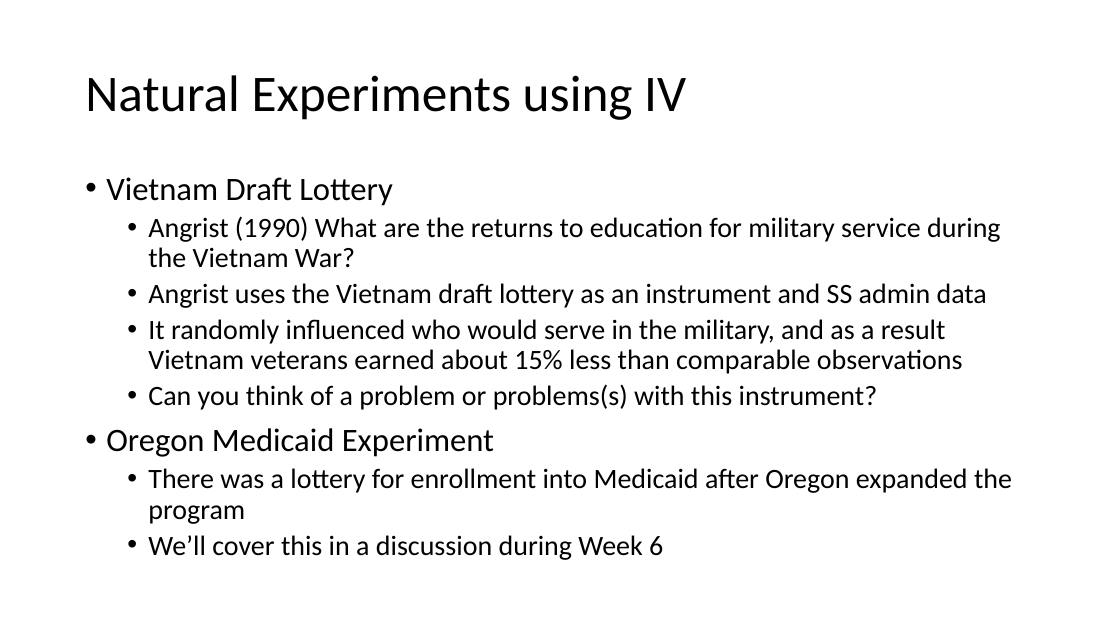
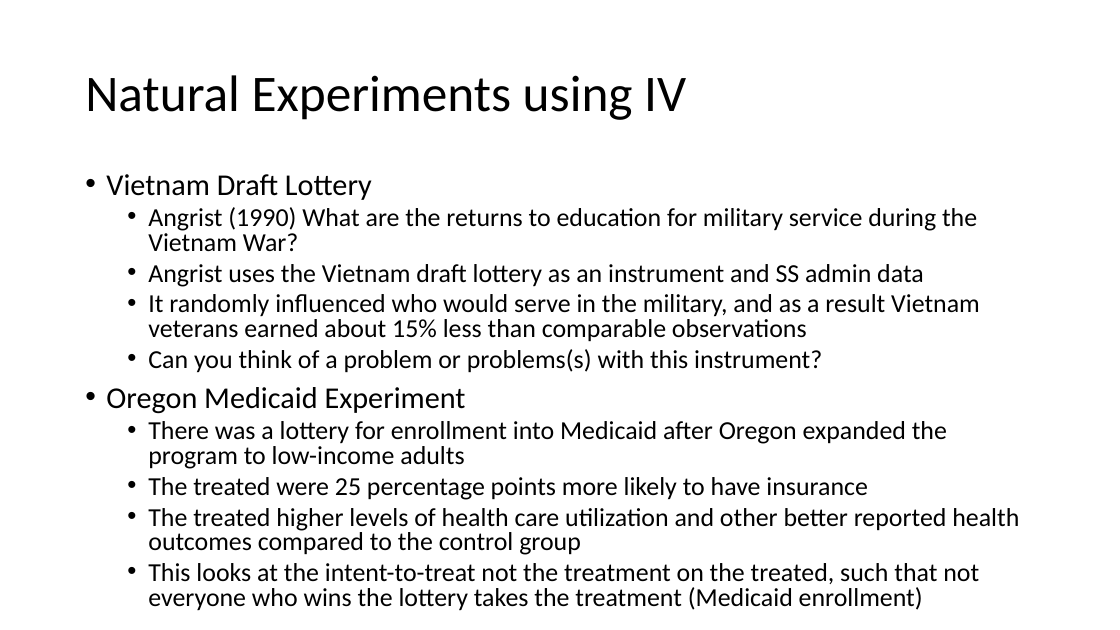
Before and after one commit to rowesamuel/Econ645, a slide deck: slide 26 of Slides/Week_5_Natural_Exp_DD.pptx (slide 10 before the commit). Drawn at 1120x630 pixels with LibreOffice and Linux fonts; fonts in the diff are those of the drawing. Boxes give left, top, right and bottom in pixels: in the first picture for what was removed or moved away, otherwise in the second. Text is boxed around its words. In the diff, an @@ line names an element or a change of style, - is before the commit and + after.

```diff
--- a/Slides/Week_5_Natural_Exp_DD.pptx
+++ b/Slides/Week_5_Natural_Exp_DD.pptx
@@ text at [106,174,980,414]: size 28 to 25.9 pt in "Vietnam Draft Lottery", "Oregon Medicaid Experiment"; size 24 to 22.2 pt in "Angrist (1990) What are the returns to ...", "Angrist uses the Vietnam draft lottery as ...", "It randomly influenced who would serve in ...", "Can you think of a problem or ..."; line spacing 0.9 to 0.8 @@
@@ text at [148,421,1019,611]: text changed; size 24 to 22.2 pt @@
-  • There was a lottery for enrollment into Medicaid after Oregon expanded the program
-  • We’ll cover this in a discussion during Week 6
+  • There was a lottery for enrollment into Medicaid after Oregon expanded the program to low-income adults
+  • The treated were 25 percentage points more likely to have insurance
+  • The treated higher levels of health care utilization and other better reported health outcomes compared to the control group
+  • This looks at the intent-to-treat not the treatment on the treated, such that not everyone who wins the lottery takes the treatment (Medicaid enrollment)
```
Also in this commit, not shown: 10 other slides changed, 16 slides added, 11 other files.
